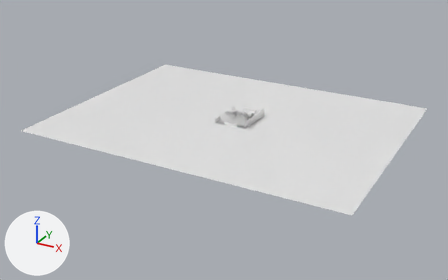
One commit to the OBJ model src/assets/chapter05/level.obj: the scene before it, then after it.
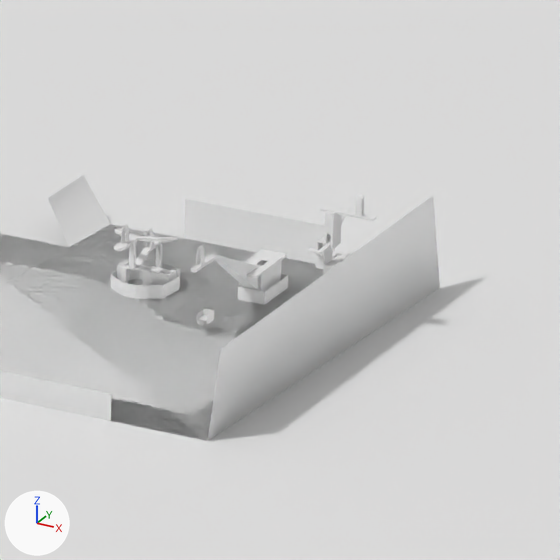
Old and new are each drawn whole from a camera (50 mm lens) standing at (12540.0, -24881.0, 11062.0) and looking at (-673.0, -859.0, -950.0) and again close up on the part from 51% to 61% of the width and 33% to 50% of the height. The lights are fixed; the arrows at lower left show +X, +Y and +Z. Where no turn or scale is listed for an object, it has been applied to the vertices.

Script lines for the objects in view, before the commit:
```python
me_level = bpy.data.meshes.new('level')
me_level.from_pydata(...)  # 849 vertices, 1434 faces; spans x -8435.0..7387.0, y -6231.0..5766.0, z -94.0..547.0
ob_level = bpy.data.objects.new('level', me_level)
ob_level.location = (0.0, 0.0, 0.0)
```
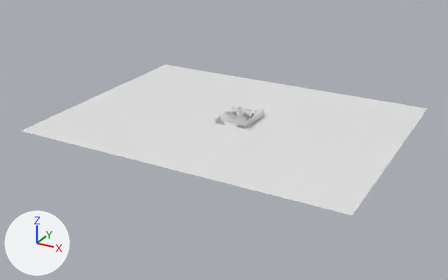
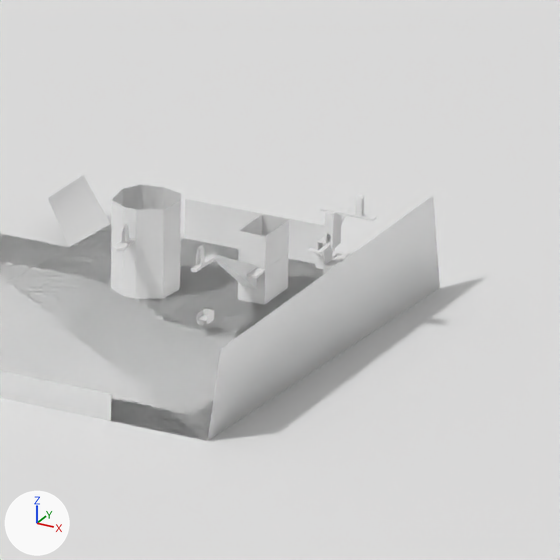
What the commit changed:
me_level has 849 vertices, 1434 faces and spans x -8435.0..7387.0, y -6231.0..5766.0, z -94.0..547.0.
me_level is used by ob_level; location (0.0, 0.0, 0.0).
me_level part 1: the loose piece of 8 vertices spanning x -54.0..70.0, y 391.0..607.0, z -69.0..-4.0 is scaled about its middle by (1, 1, 6.48), then moved by (0.0, 0.0, 66.0).
me_level part 2: the loose piece of 18 vertices spanning x -590.0..-316.0, y 195.0..479.0, z -93.0..-1.0 is scaled about its middle by (1, 1, 6.53), then moved by (0.0, 0.0, 80.0).

Pixel boxes [x1, y1, x2, y2] of what changed, in the close-ups (560 x 560 px; the box of a moved part takes in the faces that stretch with it):
part 1 of me_level, moved or reshaped
    before: [238, 274, 288, 305]
    after: [238, 215, 289, 305]
part 2 of me_level, moved or reshaped
    before: [111, 260, 180, 299]
    after: [111, 185, 181, 299]
